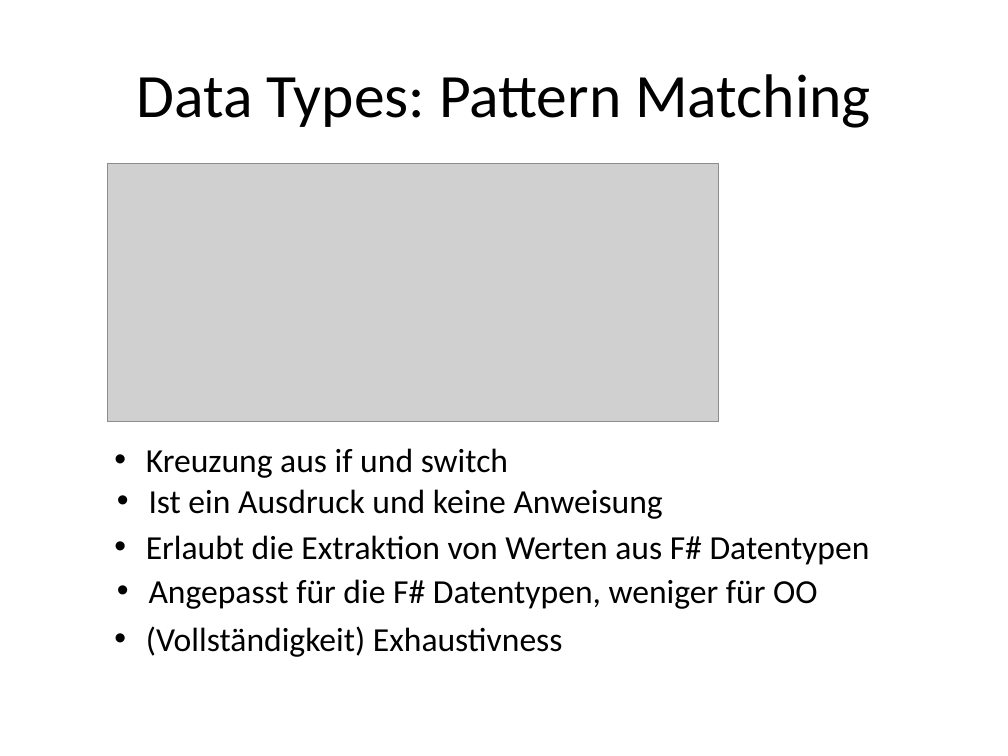
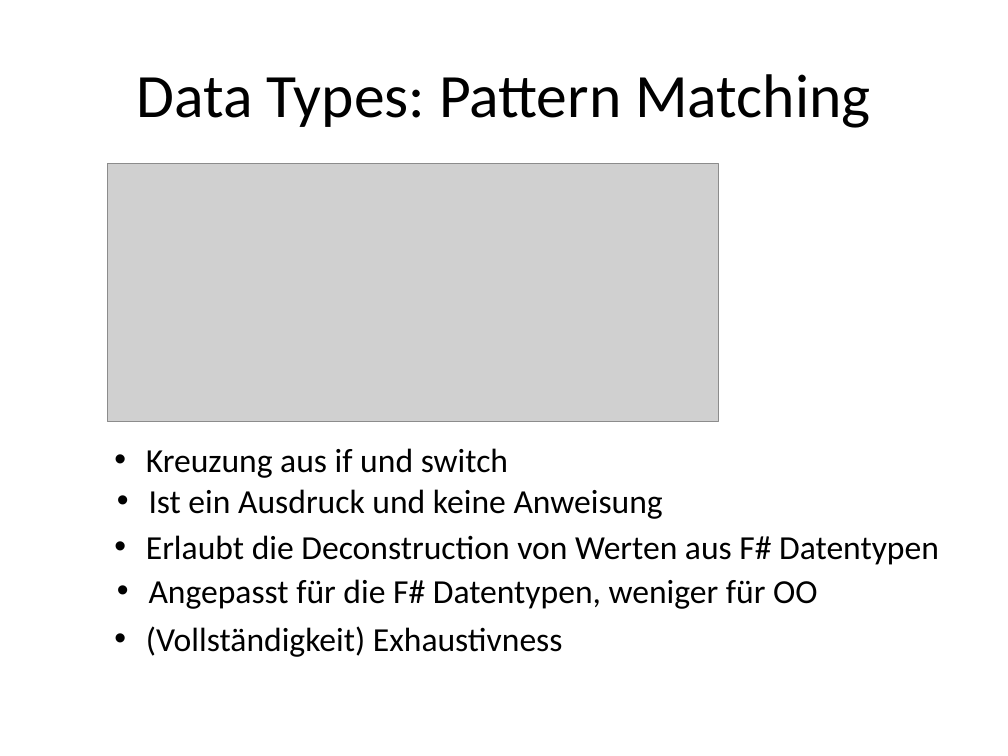
Before and after one commit to ronaldboehm/talks, a slide deck: slide 25 of 20151202/Einführung20151202.pptx (slide 18 before the commit). Drawn at 1008x756 pixels with LibreOffice and Linux fonts; fonts in the diff are those of the drawing; grey boxes stand for pictures. Boxes give left, top, right and bottom in pixels: in the first picture for what was removed or moved away, otherwise in the second. Text is boxed around its words. In the diff, an @@ line names an element or a change of style, - is before the commit and + after.

```diff
--- a/20151202/Einführung20151202.pptx
+++ b/20151202/Einführung20151202.pptx
@@ text at bbox=[146, 535, 939, 565]: text changed @@
-• Erlaubt die Extraktion von Werten aus F# Datentypen
+• Erlaubt die Deconstruction von Werten aus F# Datentypen
```
Also in this commit, not shown: 8 other slides changed, 7 slides added, 1 other file.
